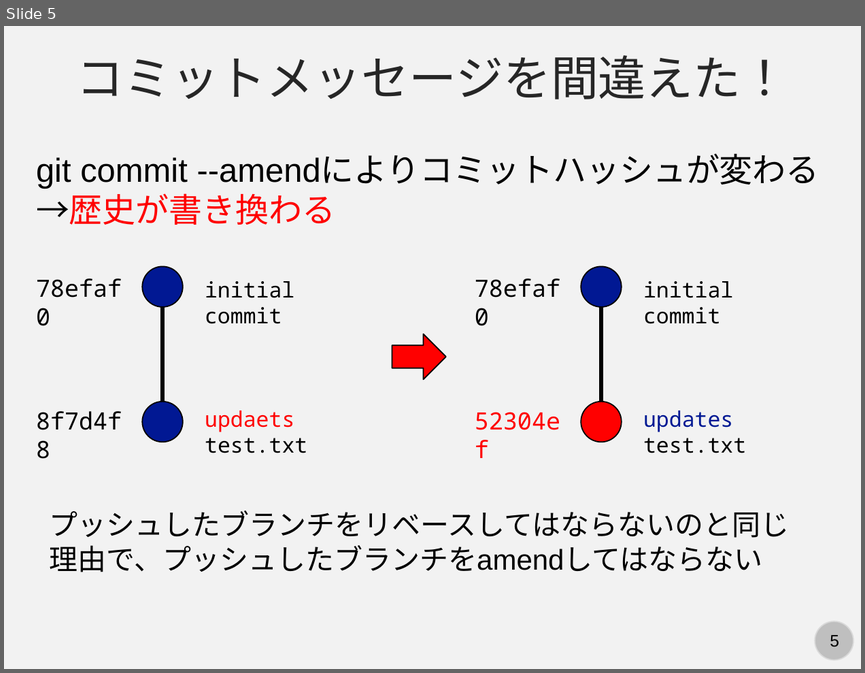
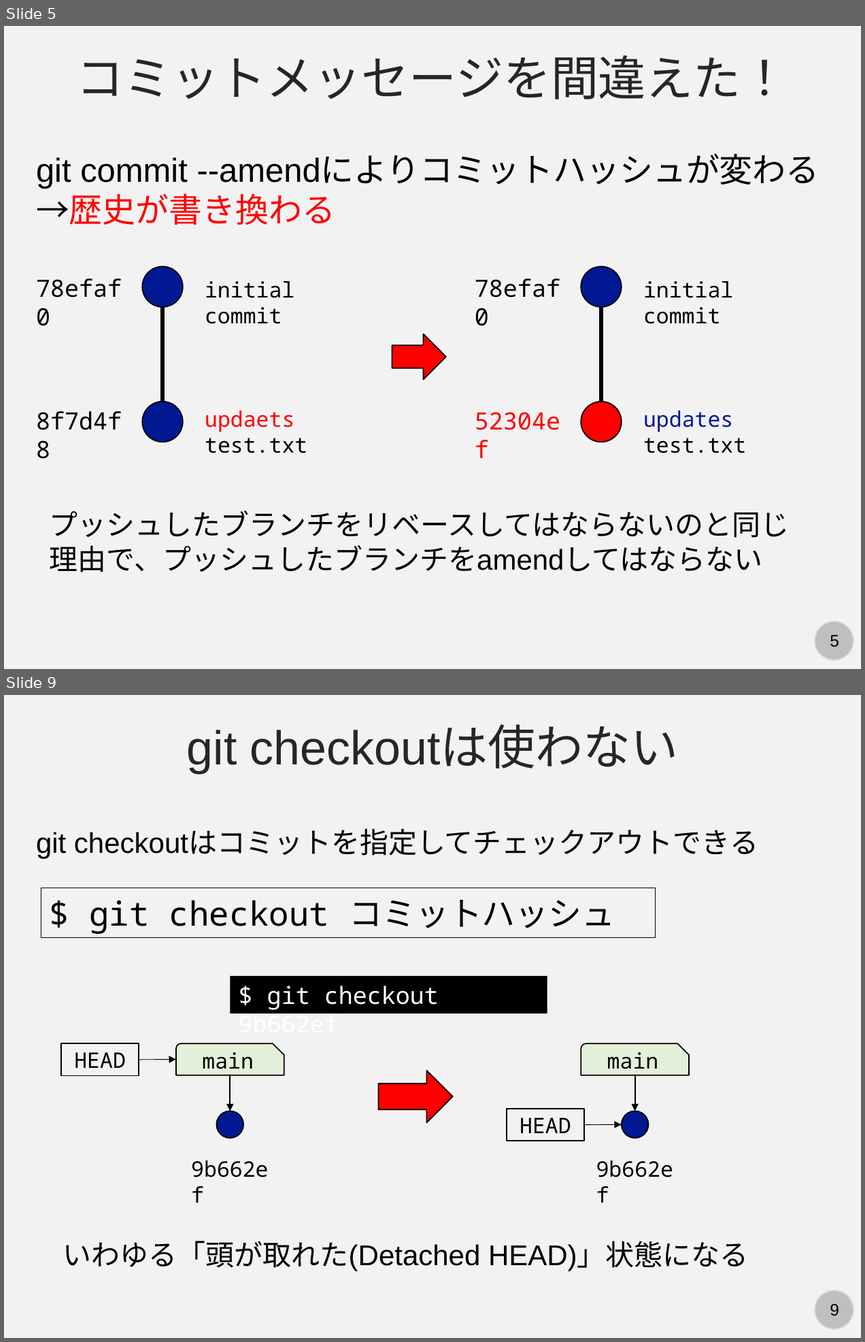
Before and after one commit to kaityo256/github, a slide deck: advanced/fig/slide.pptx. Shown one above the other, each under a label of ours: slide 5 before the commit, slides 5 and 9 after it; the slides between them are not shown. The pictures are 865x673 and 865x1342 pixels, drawn with LibreOffice and Linux fonts; fonts in the diff are those of the drawing. Boxes give left, top, right and bottom in pixels: in the first picture for what was removed or moved away, otherwise in the second. Text is boxed around its words. In the diff, an @@ line names an element or a change of style, - is before the commit and + after.

```diff
--- a/advanced/fig/slide.pptx
+++ b/advanced/fig/slide.pptx
@@ slide 9 added at (4, 695, 861, 1338), background #F2F2F2; not listed: 2 template elements that a slide beside it also shows @@
@@ text added at (187, 726, 679, 773), 40 pt, text #262626 @@
+git checkoutは使わない
@@ text added at (36, 830, 758, 859), 24 pt, text #000000 @@
+git checkoutはコミットを指定してチェックアウトできる
@@ rectangle added at (41, 888, 655, 936), outline #000000 0.75 pt, 28 pt, text #000000 @@
+$ git checkout コミットハッシュ
@@ rectangle added at (230, 976, 547, 1014), fill #000000, 20 pt, text #FFFFFF @@
+$ git checkout 9b662ef
@@ rectangle added at (61, 1043, 139, 1075), outline #000000 1 pt, 18 pt, text #000000 @@
+HEAD
@@ arrow added from (139, 1059) to (176, 1059), #000000 0.5 pt @@
@@ snip round rect added at (176, 1043, 284, 1074), fill #E2F0D9, outline #000000 1 pt, 18 pt, text #000000 @@
+main
@@ snip round rect added at (581, 1043, 689, 1074), fill #E2F0D9, outline #000000 1 pt, 18 pt, text #000000 @@
+main
@@ arrow added from (230, 1075) to (230, 1110), #000000 1 pt @@
@@ right arrow added at (379, 1070, 453, 1123), fill #FF0000, outline #000000 1 pt @@
@@ arrow added from (634, 1075) to (634, 1110), #000000 1 pt @@
@@ ellipse added at (216, 1110, 243, 1137), fill #011893, outline #000000 1 pt @@
@@ rectangle added at (507, 1109, 584, 1141), outline #000000 1 pt, 18 pt, text #000000 @@
+HEAD
@@ ellipse added at (621, 1110, 647, 1137), fill #011893, outline #000000 1 pt @@
@@ arrow added from (584, 1124) to (621, 1124), #000000 0.5 pt @@
@@ text added at (183, 1151, 284, 1185), 18 pt, text #000000 @@
+9b662ef
@@ text added at (587, 1151, 689, 1185), 18 pt, text #000000 @@
+9b662ef
@@ text added at (63, 1240, 749, 1271), 24 pt, text #000000 @@
+いわゆる「頭が取れた(Detached HEAD)」状態になる
```
Also in this commit, not shown: 2 slides changed, 29 other slides added, 1 other file.
